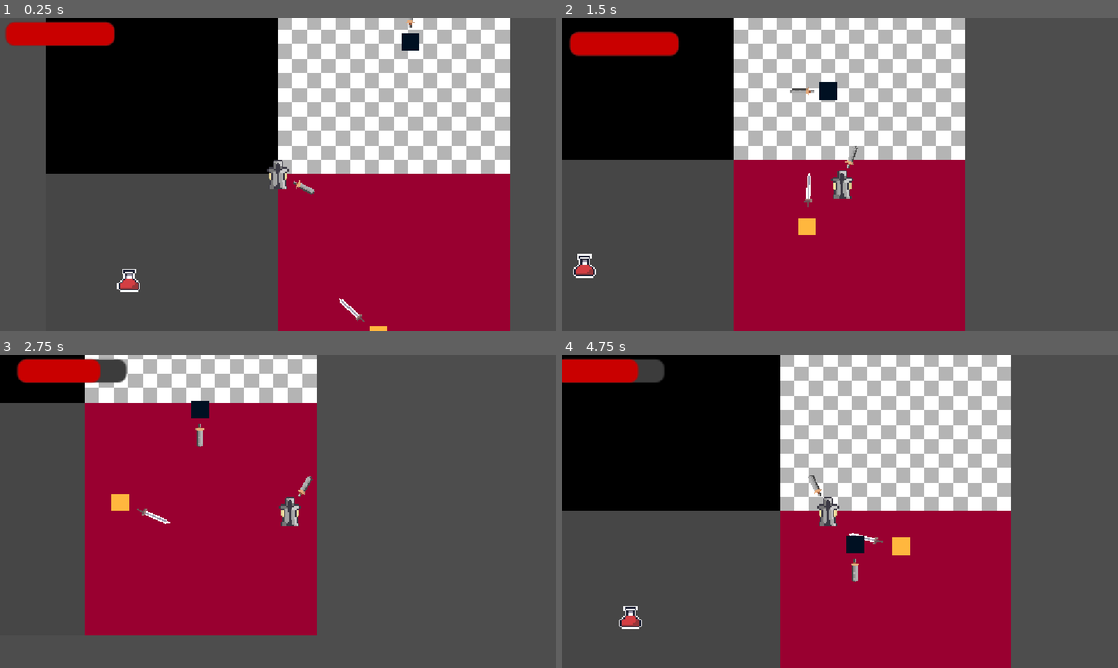
Above: before the commit, frames 1-4 (two rows, left to right).
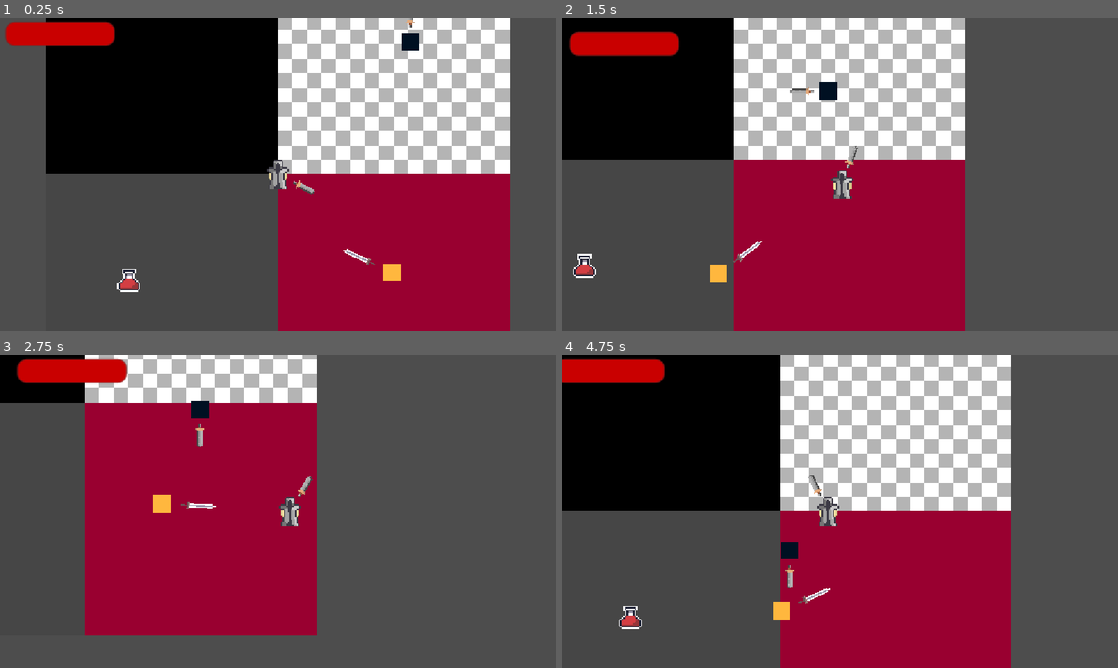
Above: after the commit, the same moments.

Repository: vovashymon-prog/schooldoor_game
Game: Godot game, scene res://scenes/Main.tscn
Same seed, same stepped clock (60 frames per second), same inputs: the game is played once before the commit and once after it.
Inputs (mouse positions are in pixels of both pictures, inside the frame that each line leads up to):
- Up to frame 1 (0.25 s): no input
- Up to frame 2 (1.5 s): move the mouse to (962, 158) at 0.52 s; hold D (right) 0.53-1.28 s; move the mouse to (728, 190) at 1.27 s; hold S (down) from 1.28 s (still down)
- Up to frame 3 (2.75 s): move the mouse to (333, 442) at 2.02 s; release S (down) at 2.03 s; hold D (right) from 2.03 s (still down)
- Up to frame 4 (4.75 s): move the mouse to (812, 574) at 2.77 s; release D (right) at 2.78 s; hold W (up) 2.78-3.53 s; move the mouse to (1006, 558) at 3.52 s; hold A (left) from 3.53 s (still down); move the mouse to (673, 464) at 4.27 s

The runs differ from the first frame. In frame 1, 0.4% of the frame differs, in the area x 61-73%, y 73-100%; in frame 2, 0.5%; in frame 3, 0.9%; in frame 4, 1.4%, in the area x 12-63%, y 1-85%.
Error after the commit: Invalid call. Nonexistent function 'queuee_free' in base 'Node2D'. (res://scripts/enemy_spinning.gd:76)

Commit message:
Significant updates to enemy combat behaviour

Diff:
--- a/schooldoor-game/scenes/Main.tscn
+++ b/schooldoor-game/scenes/Main.tscn
@@ -17,10 +17,8 @@
 [node name="HealPotion" parent="." unique_id=98250702 instance=ExtResource("4_rarhs")]
 position = Vector2(-103, 73)
 
-[node name="EnemyDirected" parent="." unique_id=1568689281 instance=ExtResource("5_vcsgt")]
-position = Vector2(81, 129)
-circling_distance = 30
-
 [node name="EnemySpinning" parent="." unique_id=767441786 instance=ExtResource("3_0bbpv")]
 position = Vector2(102, -102)
-circling_distance = 21
+
+[node name="EnemyDirected" parent="." unique_id=1304301635 instance=ExtResource("5_vcsgt")]
+position = Vector2(92, 79)
--- a/schooldoor-game/scenes/enemy_directed.tscn
+++ b/schooldoor-game/scenes/enemy_directed.tscn
@@ -3,12 +3,13 @@
 [ext_resource type="Script" uid="uid://k0gsi537dxmd" path="res://scripts/enemy_spinning.gd" id="1_kbgbo"]
 [ext_resource type="Resource" uid="uid://ryn01hxtwc67" path="res://assets/Directed_eSword.tres" id="2_kbgbo"]
 [ext_resource type="Texture2D" uid="uid://cw7q5hw1sxkgg" path="res://sprites/Temp_Player.png" id="3_uf7jh"]
+[ext_resource type="Texture2D" uid="uid://bv8g03adb0o1w" path="res://sprites/sword1.png" id="4_gmoak"]
 
 [sub_resource type="RectangleShape2D" id="RectangleShape2D_1wlia"]
 size = Vector2(12, 12)
 
 [sub_resource type="RectangleShape2D" id="RectangleShape2D_ddhyt"]
-size = Vector2(16, 8)
+size = Vector2(24, 4)
 
 [node name="EnemyDirected" type="CharacterBody2D" unique_id=972149547 groups=["enemies"]]
 collision_layer = 4
@@ -38,6 +39,7 @@
 
 [node name="sword_sprite" type="Sprite2D" parent="axis/sword" unique_id=1045923936]
 position = Vector2(25, 0)
+texture = ExtResource("4_gmoak")
 
 [node name="CollisionShape2D" type="CollisionShape2D" parent="axis/sword" unique_id=527752254]
 position = Vector2(25, 0)
--- a/schooldoor-game/scenes/enemy_spinning.tscn
+++ b/schooldoor-game/scenes/enemy_spinning.tscn
@@ -3,12 +3,13 @@
 [ext_resource type="Script" uid="uid://k0gsi537dxmd" path="res://scripts/enemy_spinning.gd" id="1_oyq44"]
 [ext_resource type="Texture2D" uid="uid://cw7q5hw1sxkgg" path="res://sprites/Temp_Player.png" id="2_a65fb"]
 [ext_resource type="Resource" uid="uid://d05d1fytxfgvg" path="res://assets/Temp_eSword.tres" id="2_aobe2"]
+[ext_resource type="Texture2D" uid="uid://ct1q5t66u15r4" path="res://sprites/Temp_Sword.png" id="4_aobe2"]
 
 [sub_resource type="RectangleShape2D" id="RectangleShape2D_1wlia"]
 size = Vector2(12, 12)
 
 [sub_resource type="RectangleShape2D" id="RectangleShape2D_ddhyt"]
-size = Vector2(16, 8)
+size = Vector2(16, 4)
 
 [node name="EnemySpinning" type="CharacterBody2D" unique_id=972149547 groups=["enemies"]]
 collision_layer = 4
@@ -36,6 +37,7 @@
 
 [node name="sword_sprite" type="Sprite2D" parent="axis/sword" unique_id=1045923936]
 position = Vector2(18, 0)
+texture = ExtResource("4_aobe2")
 
 [node name="CollisionShape2D" type="CollisionShape2D" parent="axis/sword" unique_id=527752254]
 position = Vector2(18, 0)
--- a/schooldoor-game/scenes/player.tscn
+++ b/schooldoor-game/scenes/player.tscn
@@ -8,7 +8,7 @@
 size = Vector2(12, 18)
 
 [sub_resource type="RectangleShape2D" id="RectangleShape2D_qhqgy"]
-size = Vector2(16, 8)
+size = Vector2(16, 4)
 
 [sub_resource type="StyleBoxFlat" id="StyleBoxFlat_qhqgy"]
 content_margin_left = 2.0
@@ -47,11 +47,6 @@
 [node name="Sprite2D" type="Sprite2D" parent="." unique_id=2106482395]
 texture = ExtResource("3_qhqgy")
 
-[node name="orbit" type="Node2D" parent="." unique_id=207759831 groups=["pOrbit"]]
-
-[node name="bobber" type="Node2D" parent="orbit" unique_id=136708257]
-position = Vector2(45, 0)
-
 [node name="CollisionShape2D" type="CollisionShape2D" parent="." unique_id=1471116602]
 shape = SubResource("RectangleShape2D_1wlia")
 
--- a/schooldoor-game/scripts/Player.gd
+++ b/schooldoor-game/scripts/Player.gd
@@ -21,6 +21,7 @@
 var input: Vector2
 
 func _ready():
+	hp = max_hp
 	if sword_item: sword.get_child(0).texture = sword_item.texture
 	update_hp_bar()
 
--- a/schooldoor-game/scripts/enemy_spinning.gd
+++ b/schooldoor-game/scripts/enemy_spinning.gd
@@ -16,8 +16,9 @@
 @onready var axis = $axis
 @onready var sword = $axis/sword
 @onready var audio = $Audio
+var player_orbit
+var bobber
 @onready var player = get_tree().get_first_node_in_group("player")
-@onready var player_orbit = get_tree().get_first_node_in_group("pOrbit")
 var clash_sound = preload("res://audio/Sword/ThoSwordsHit_1.wav")
 var hit_sound = preload("res://audio/Sword/Regular hit.wav")
 var critical_sound = preload("res://audio/Sword/Critical hit.wav")
@@ -55,10 +56,24 @@
 				player.audio_hits.play()
 
 func _ready():
+	hp = max_hp
 	if sword_item: sword.get_child(0).texture = sword_item.texture
 	if max_swing != 0.0:
 		var playerDir = (player.global_position - global_position)
 		sword.look_at(playerDir)
+
+func create_orbit():
+	if player_orbit != null && bobber != null: return
+	player_orbit = Node2D.new()
+	bobber = Node2D.new()
+	player_orbit.add_child(bobber)
+	player.add_child(player_orbit)
+	player_orbit.position = Vector2.ZERO
+	bobber.position = Vector2(circling_distance - 2.5, 0)
+
+func clear_orbit():
+	if player_orbit != null: player_orbit.queue_free()
+	if bobber != null: bobber.queuee_free()
 
 func _process(delta):
 	# WALKING
@@ -66,10 +81,11 @@
 	if direction.length() > circling_distance:
 		velocity = lerp(velocity, direction * speed, accelration * delta)
 		move_and_slide()
+		clear_orbit()
 	else:
-		player_orbit.get_child(0).position.x = circling_distance - 2.5
+		create_orbit()
 		player_orbit.rotation += circling_speed * delta
-		direction = player_orbit.get_child(0).global_position - global_position
+		direction = bobber.global_position - global_position
 		velocity = lerp(velocity, direction * speed * flanking_mult, accelration * delta * 10)
 		move_and_slide()
 
